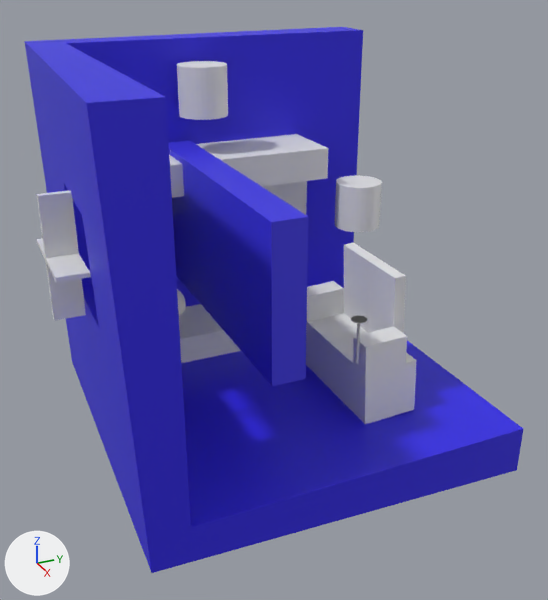
What one commit did to the glTF model model.glb.
One viewpoint serves both versions: a 50 mm camera at (5.39, -2.2, 2.13) aimed at (-0.04, 0.24, -0.59). The lights are fixed; the arrows at lower left show +X, +Y and +Z. Where no turn or scale is listed for an object, it has been applied to the vertices.

The scene before the commit, as lines of its bpy script (objects in view):
```python
ob_cube = bpy.data.objects.new('Cube', me_cube)
ob_cube.location = (0.0, 0.389, 0.0)
ob_cube.scale = (-1.44, -1.44, -1.44)
ob_куб = bpy.data.objects.new('Куб', me_куб)
ob_куб.location = (0.221, 0.901, -1.189)
ob_куб.rotation_euler = (-3.095, 0.0, 0.0)  # degrees (-177, 0, 0)
ob_куб.scale = (0.624, 0.242, 0.242)
ob_куб_001 = bpy.data.objects.new('Куб.001', me_куб_001)
ob_куб_001.location = (-0.133, -0.156, -0.081)
ob_куб_001.rotation_euler = (0.00296, 0.0, 0.0)  # degrees (0.2, 0, 0)
ob_куб_001.scale = (1.23, 0.134, 0.619)
ob_куб_002 = bpy.data.objects.new('Куб.002', me_куб_003)
ob_куб_002.location = (0.249, -1.517, 0.189)
ob_куб_002.scale = (-0.403, -0.113, -0.0175)
ob_куб_003 = bpy.data.objects.new('Куб.003', me_куб_002)
ob_куб_003.location = (-1.169, 0.125, -1.577)
ob_куб_003.scale = (0.399, 0.993, 0.399)
ob_куб_004 = bpy.data.objects.new('Куб.004', me_куб_004)
ob_куб_004.location = (-1.169, 0.125, 0.085)
ob_куб_004.scale = (0.399, 0.993, 0.399)
ob_куб_005 = bpy.data.objects.new('Куб.005', me_куб_005)
ob_куб_005.location = (-1.635, 0.144, -0.216)
ob_куб_005.scale = (0.399, 0.993, 0.399)
ob_цилиндр_001 = bpy.data.objects.new('Цилиндр.001', me_цилиндр_001)
ob_цилиндр_001.location = (-1.264, 1.557, -0.592)
ob_цилиндр_003 = bpy.data.objects.new('Цилиндр.003', me_цилиндр_003)
ob_цилиндр_003.location = (0.814, 0.579, -0.468)
# also in view: 'Цилиндр.002' at (-1.16, 0.05, 1.02)
```
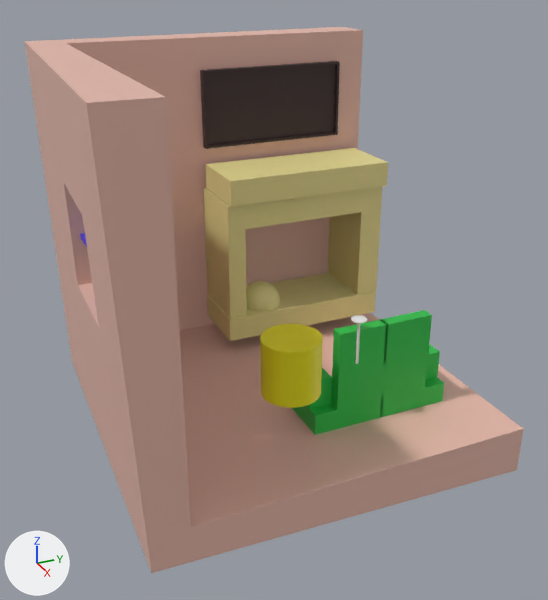
What changed in the scene script:
```text
Change mat_material:
    mat_material.base_color: (0.0284, 0.0171, 0.8) -> (0.801, 0.483, 0.403)  # blue #2f23e7 -> beige #e7b9aa
Change mat_материал:
    mat_материал.base_color: (0.0522, 0.0411, 0.8) -> (0.0455, 0.0241, 0.025)  # blue #4139e7 -> brown #3c2b2c
Change me_куб_003:
    where me_куб_003.from_pydata(...)  # 24 vertices, 44 faces; spans x -1.0..1.0, y -1.0..1.0, z -26.3..26.3
    add me_куб_003.materials.append(mat_материал_006)  # blue #4d3fe7
Change me_куб_002:
    where me_куб_002.from_pydata(...)  # 8 vertices, 12 faces; spans x -1.0..1.0, y -1.0..1.0, z 0.28..1.0
    add me_куб_002.materials.append(mat_материал_005)  # yellow #e7db93
Change me_куб_004:
    where me_куб_004.from_pydata(...)  # 8 vertices, 12 faces; spans x -1.0..1.0, y -1.0..1.0, z 0.28..1.0
    add me_куб_004.materials.append(mat_материал_004)  # yellow #e7db93
Change me_куб_005:
    where me_куб_005.from_pydata(...)  # 506 vertices, 1004 faces; spans x -1.0..1.0, y -1.0..1.0, z -2.92..1.0
    add me_куб_005.materials.append(mat_материал_003)  # yellow #e7db93
Change me_куб:
    where me_куб.from_pydata(...)  # 52 vertices, 100 faces; spans x -1.0..1.0, y -1.0..1.0, z -3.83..1.0
    add me_куб.materials.append(mat_материал_001)  # green #28be48
Change me_цилиндр_002:
    where me_цилиндр_002.from_pydata(...)  # 64 vertices, 124 faces; spans x 0.271..0.71, y -0.313..0.126, z 0.281..0.719
    add me_цилиндр_002.materials.append(mat_материал_002)  # yellow #e7de00
Change ob_куб_002:
    ob_куб_002.location: (0.249, -1.517, 0.189) -> (0.249, -1.201, 0.189)
Change ob_куб_003:
    ob_куб_003.location: (-1.169, 0.125, -1.577) -> (-1.082, 0.907, -1.391)
    ob_куб_003.scale: (0.399, 0.993, 0.399) -> (0.326, 0.811, 0.326)
Change ob_куб_004:
    ob_куб_004.location: (-1.169, 0.125, 0.085) -> (-1.041, 0.933, -0.026)
    ob_куб_004.scale: (0.399, 0.993, 0.399) -> (0.326, 0.811, 0.326)
Change ob_куб_005:
    ob_куб_005.location: (-1.635, 0.144, -0.216) -> (-1.101, 0.923, -0.28)
    ob_куб_005.scale: (0.399, 0.993, 0.399) -> (0.326, 0.811, 0.326)
Change ob_куб:
    ob_куб.location: (0.221, 0.901, -1.189) -> (0.568, 0.844, -1.493)
    ob_куб.rotation_euler: (-3.095, 0.0, 0.0) -> (3.142, 0.0, -1.571)  # degrees (-177, 0, 0) -> degrees (180, 0, -90)
Remove ob_цилиндр_001:
    ob_цилиндр_001 = bpy.data.objects.new('Цилиндр.001', me_цилиндр_001)
Change ob_куб_001:
    ob_куб_001.location: (-0.133, -0.156, -0.081) -> (-1.445, 0.835, 0.804)
    ob_куб_001.rotation_euler: (0.00296, 0.0, 0.0) -> (0.0, 0.0052, -1.571)  # degrees (0.2, 0, 0) -> degrees (0, 0.3, -90)
    ob_куб_001.scale: (1.23, 0.134, 0.619) -> (0.705, 0.0769, 0.355)
Change ob_цилиндр_002:
    ob_цилиндр_002.location: (-1.646, 0.144, 0.523) -> (0.611, -0.046, -1.054)
Remove ob_цилиндр_003:
    ob_цилиндр_003 = bpy.data.objects.new('Цилиндр.003', me_цилиндр_003)
```

Where the change shows, as pixel boxes [x1, y1, x2, y2] in the pictures (548 x 600 px):
'Cube', recoloured (blue to brown): [24, 27, 523, 573] in both
'Куб.001', recoloured, moved, turned, rescaled: before [169, 141, 308, 386]; after [200, 61, 340, 149]
'Куб', recoloured, moved, turned: before [306, 243, 416, 424]; after [292, 310, 444, 435]
'Куб.005', recoloured, moved, rescaled: before [177, 181, 307, 315]; after [203, 187, 382, 318]
'Куб.004', recoloured, moved, rescaled: before [169, 134, 328, 198]; after [205, 148, 388, 207]
'Цилиндр.002', recoloured, moved: before [177, 61, 228, 120]; after [260, 324, 323, 408]
'Куб.003', recoloured, moved, rescaled: before [179, 304, 241, 363]; after [207, 273, 376, 341]
'Куб.002', recoloured, moved: before [37, 190, 91, 321]; after [80, 233, 87, 247]
'Цилиндр.001', deleted: before [335, 175, 382, 232]
'Цилиндр.003', deleted: before [351, 315, 367, 364]
